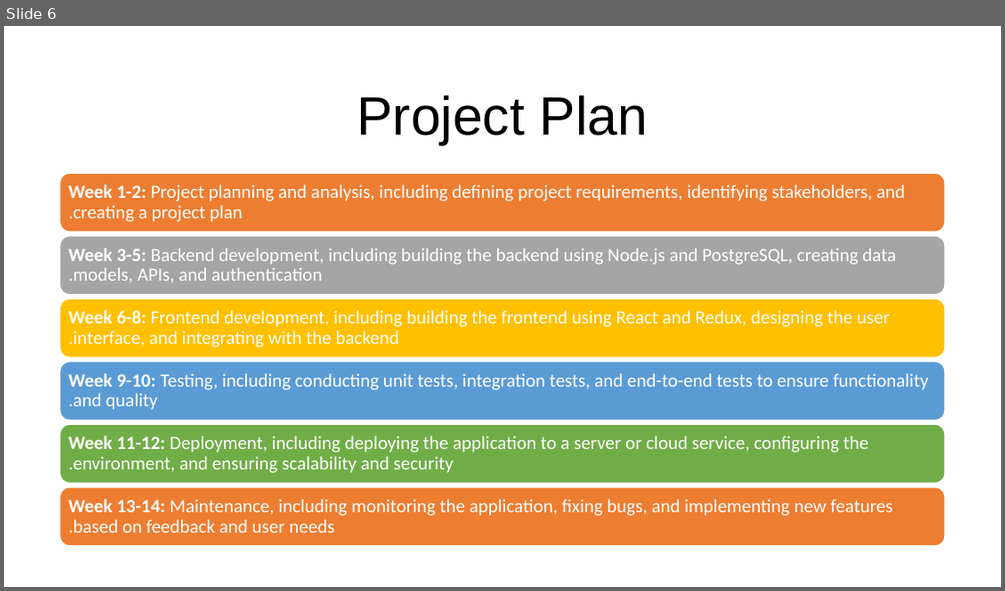
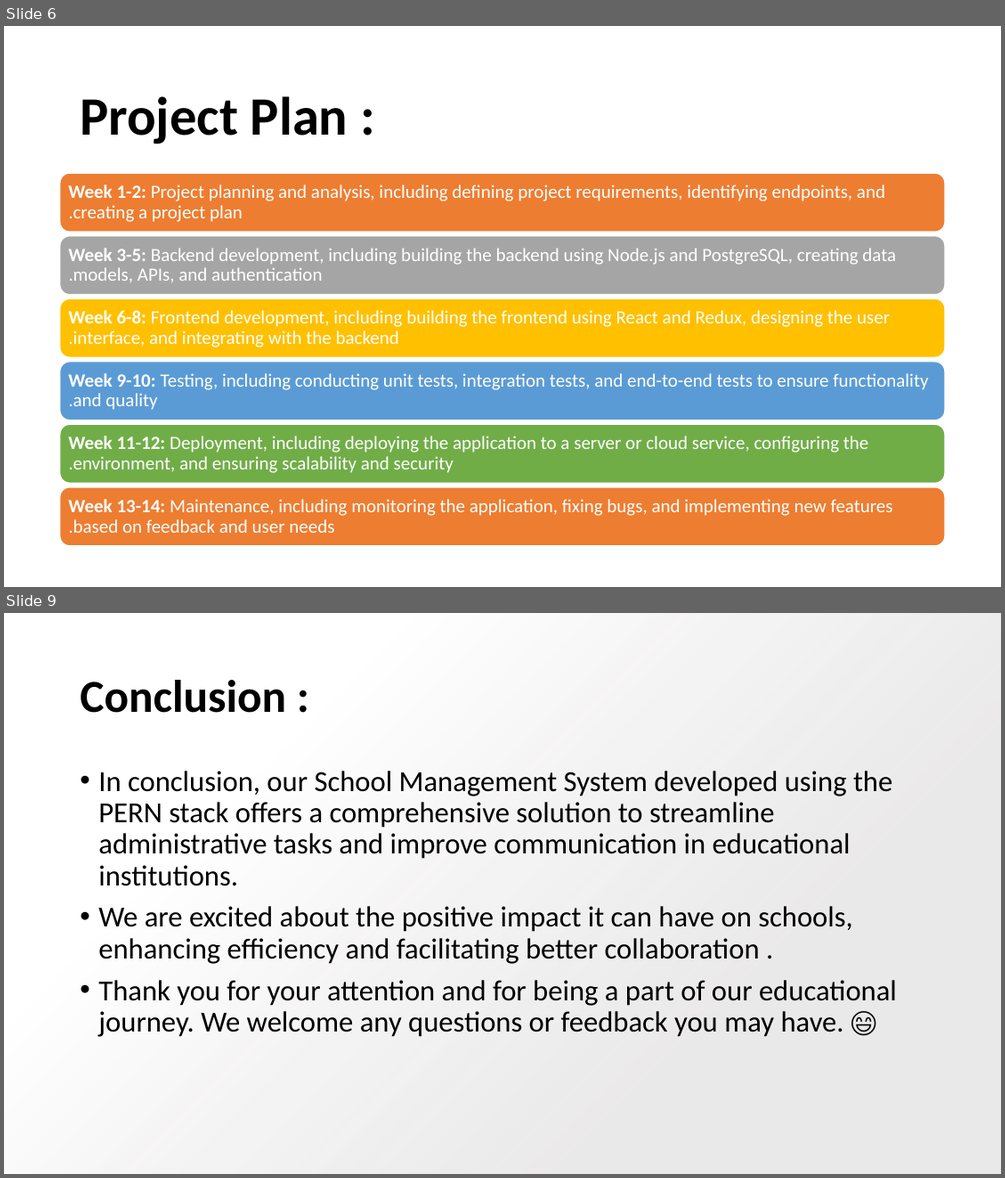
Before and after one commit to roone858/School-Managment-System, a slide deck: docs/school managment system.pptx. Shown one above the other, each under a label of ours: slide 6 before the commit, slides 6 and 9 after it; the slides between them are not shown. The pictures are 1005x591 and 1005x1178 pixels, drawn with LibreOffice and Linux fonts; fonts in the diff are those of the drawing; background and template pictures are left out. Boxes give left, top, right and bottom in pixels: in the first picture for what was removed or moved away, otherwise in the second. Text is boxed around its words. In the diff, an @@ line names an element or a change of style, - is before the commit and + after.

```diff
--- a/docs/school managment system.pptx
+++ b/docs/school managment system.pptx
@@ slide 9 added at <box>4,613,1001,1174</box>, background picture (left out) @@
@@ rectangle added at <box>4,613,1001,1174</box>, fill gradient #E7E6E6 to #FFFFFF @@
@@ title added at <box>80,680,286,713</box>, 44 pt, text #000000, bold @@
+Conclusion :
@@ text added at <box>98,771,897,1037</box>, 28 pt, text #000000 @@
+• In conclusion, our School Management System developed using the PERN stack offers a comprehensive solution to streamline administrative tasks and improve communication in educational institutions.
+• We are excited about the positive impact it can have on schools, enhancing efficiency and facilitating better collaboration .
+• Thank you for your attention and for being a part of our educational journey. We welcome any questions or feedback you may have. 😄
@@ slide 6 changed as well @@
@@ title at <box>80,96,348,144</box>: text changed; font Arial to Calibri; bold on @@
-Project Plan
+Project Plan :
@@ text at <box>68,184,885,222</box>: text changed @@
-Week 1-2: Project planning and analysis, including defining project requirements, identifying stakeholders, and creating a project plan.
+Week 1-2: Project planning and analysis, including defining project requirements, identifying endpoints, and creating a project plan.
```
Also in this commit, not shown: 3 other slides changed, 4 other slides added, 3 slides removed, 9 other files.
